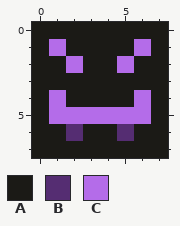
Edited in one commit: pixel-art sprite (Assets/Art/Sprites/gg-ability_icons/Boss.png). The first picture shows the starting point.
The file is 8x8 pixels. Colours within 5 levels of each other are drawn and written as one.
Palette (. is transparent): A #1b1a16  B #552d72  C #b46ce9
The result:
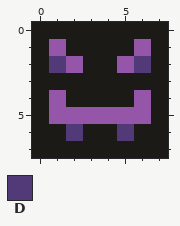
Colours new in this view: D #523977
From old to new:
colour C: #b46ce9 -> #9555a9
y 2: x 1 A -> D; x 6 A -> D
y 6: x 2 B -> D; x 5 B -> D
Boxes around the changes in both pictures, in picture pixels (x1, y1, x2, y2):
changed: (49, 39, 151, 141)
